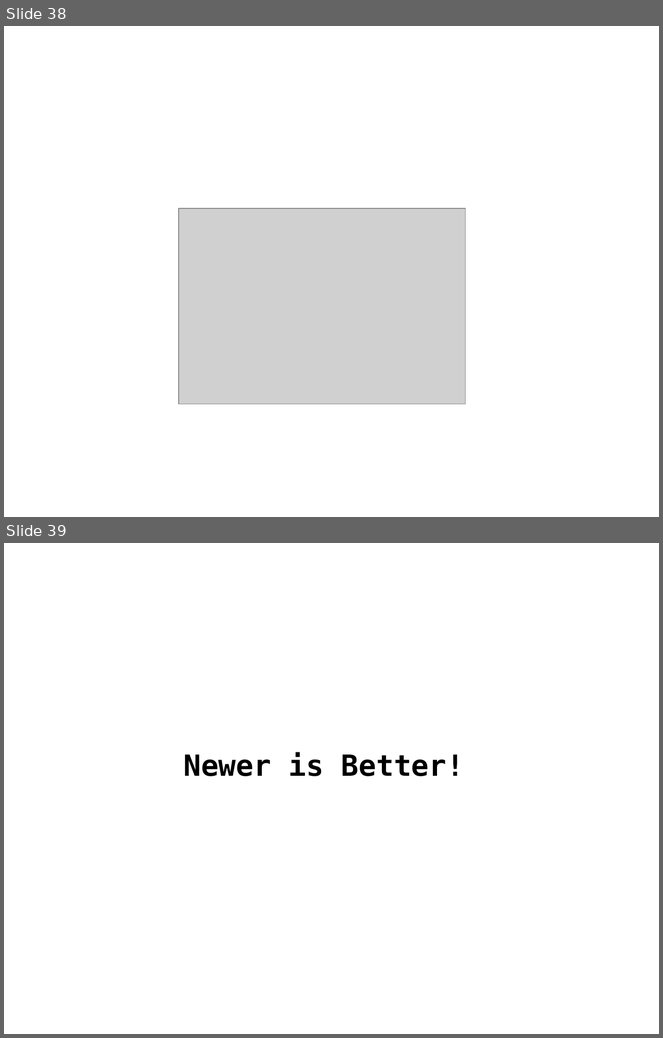
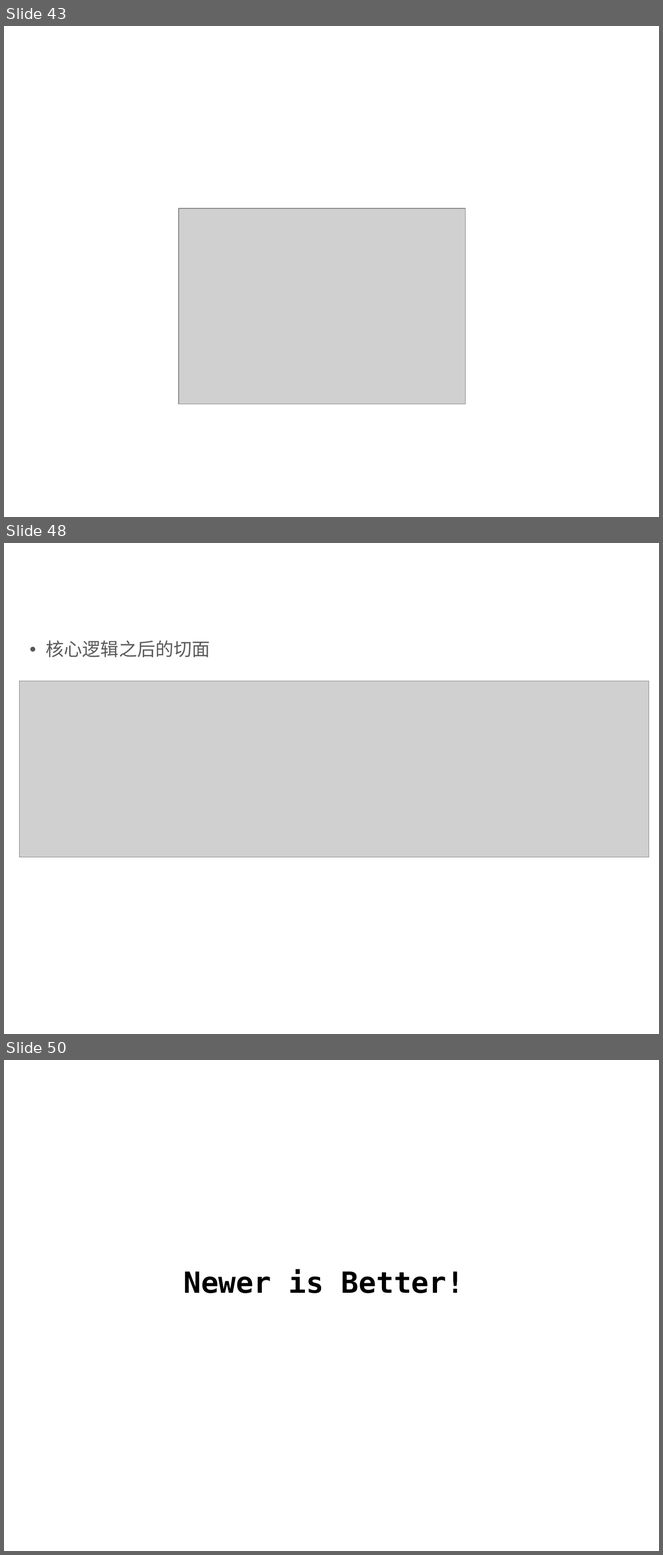
Before and after one commit to qicosmos/cppcon2017, a slide deck: CPP-Summit.pptx. Shown one above the other, each under a label of ours: slides 38 and 39 before the commit, slides 43, 48 and 50 after it; the slides between them are not shown. The pictures are 663x1038 and 663x1555 pixels, drawn with LibreOffice and Linux fonts; fonts in the diff are those of the drawing; grey boxes stand for pictures; background and template pictures are left out. Boxes give left, top, right and bottom in pixels: in the first picture for what was removed or moved away, otherwise in the second. Text is boxed around its words. In the diff, an @@ line names an element or a change of style, - is before the commit and + after.

```diff
--- a/CPP-Summit.pptx
+++ b/CPP-Summit.pptx
@@ slide 48 added at <box>4,543,659,1034</box>, background #FFFFFF @@
@@ text added at <box>23,565,493,595</box>, 24 pt, text #FFFFFF @@
+AOP
@@ text added at <box>46,640,210,657</box>, 20 pt, text #595959 @@
+• 核心逻辑之后的切面
@@ picture added at <box>20,681,649,858</box> @@
@@ what was slide 38 is now slide 43 @@
@@ what was slide 39 is now slide 50 @@
```
Also in this commit, not shown: 3 slides changed, 11 other slides added, 1 slide removed.
